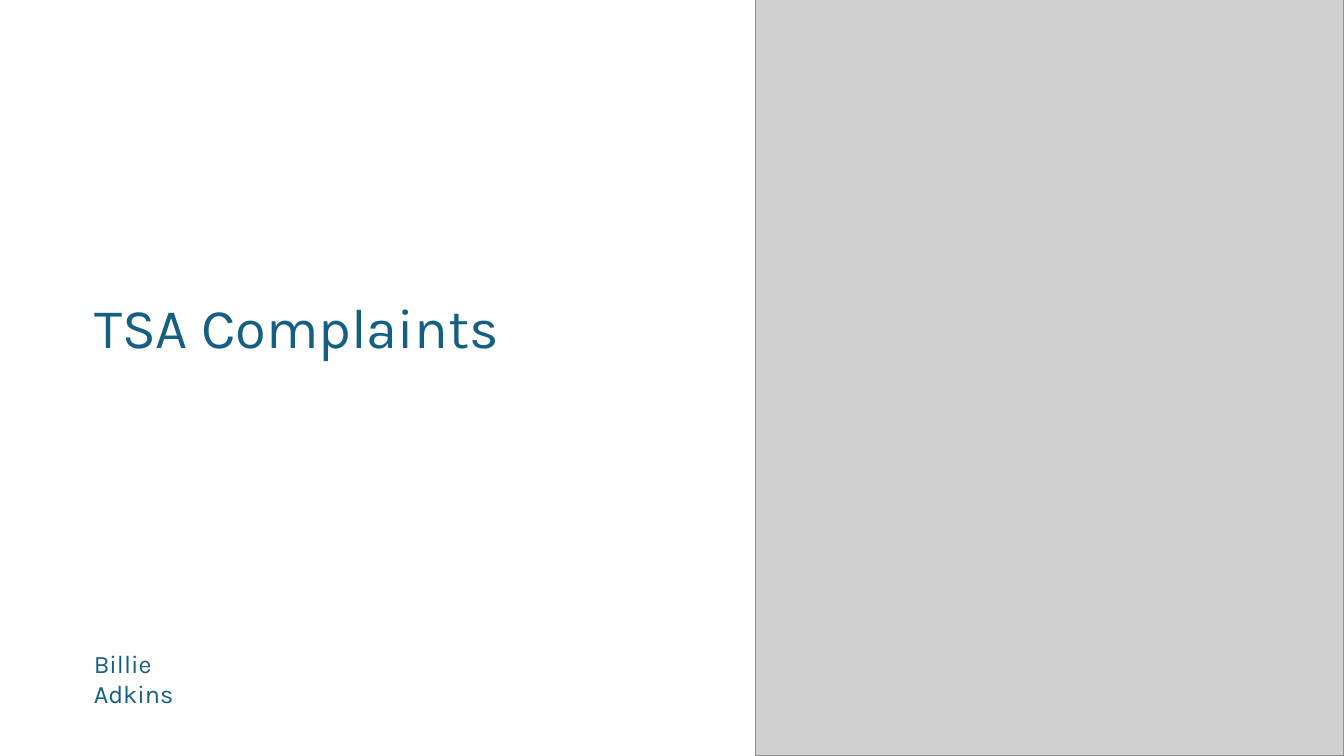
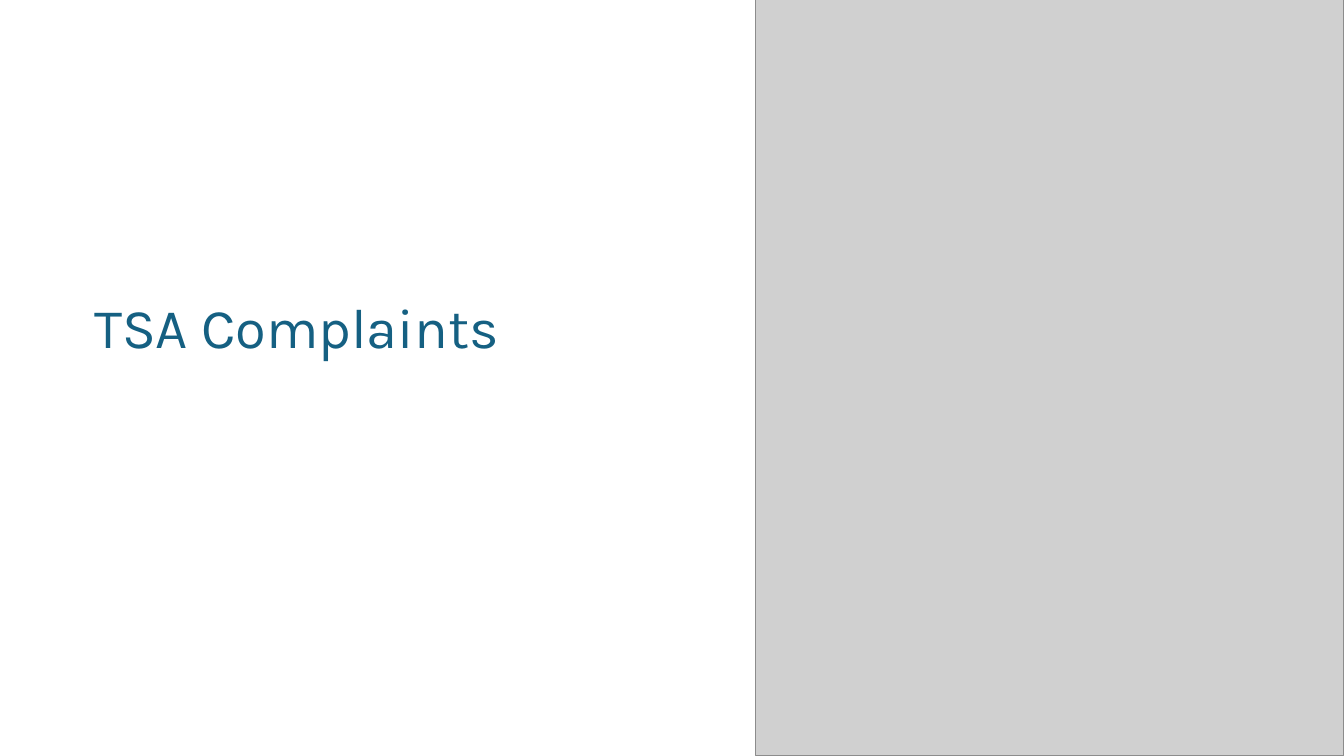
Before and after one commit to BADKINS17/ProjectShowcase, a slide deck: slide 1 of TSA_Complaints/TSAComplaints.pptx. Drawn at 1344x756 pixels with LibreOffice and Linux fonts; fonts in the diff are those of the drawing; grey boxes stand for pictures. Boxes give left, top, right and bottom in pixels: in the first picture for what was removed or moved away, otherwise in the second. Text is boxed around its words. In the diff, an @@ line names an element or a change of style, - is before the commit and + after.

```diff
--- a/TSA_Complaints/TSAComplaints.pptx
+++ b/TSA_Complaints/TSAComplaints.pptx
@@ text removed at <box>94,655,173,704</box> @@
-Billie Adkins
```
